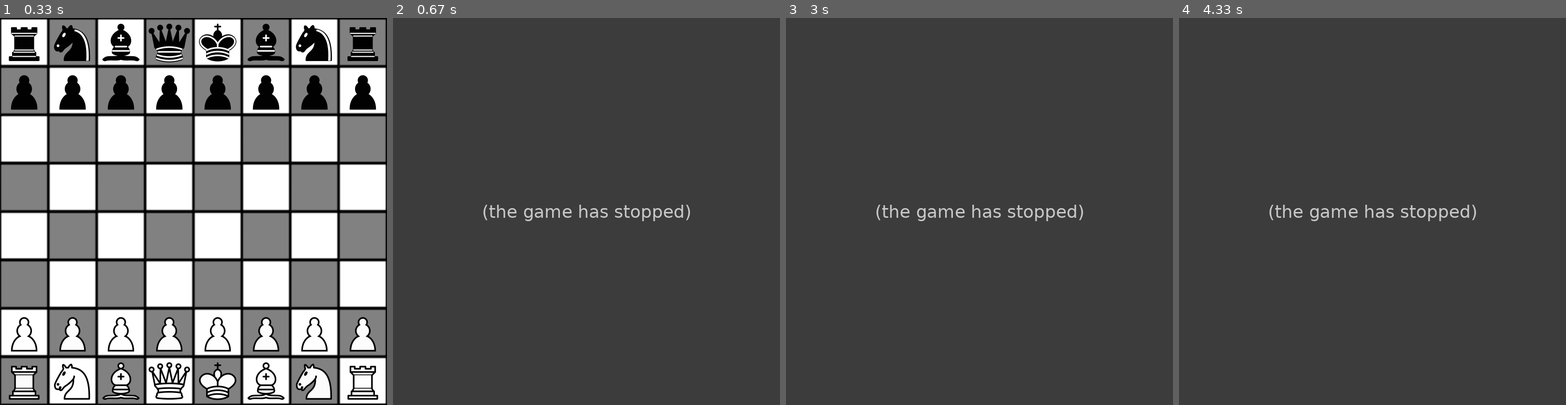
Above: before the commit, frames 1-4 (left to right).
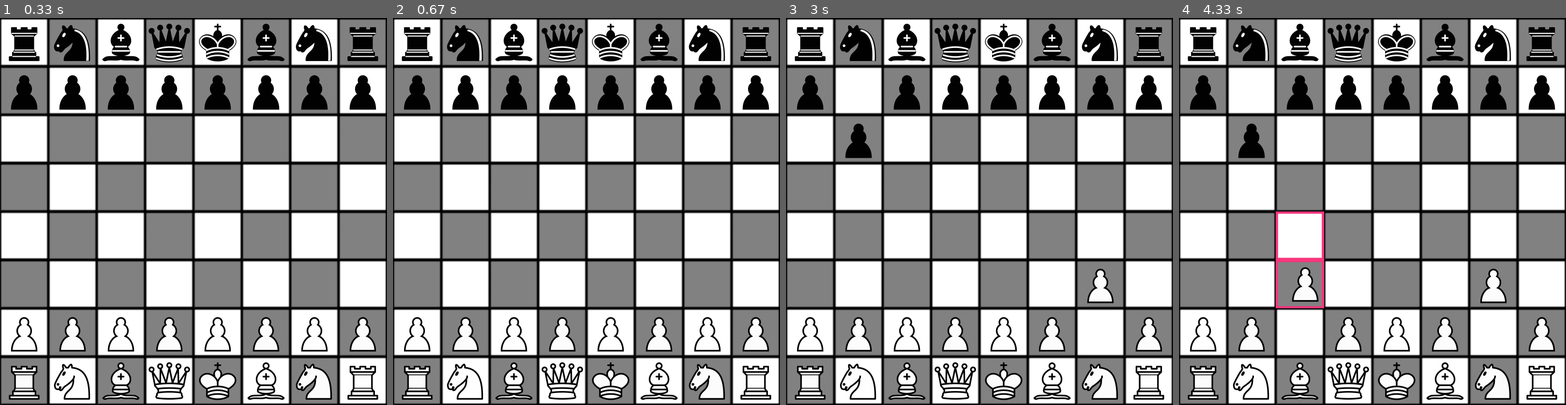
Above: after the commit, the same moments.

Repository: LupyXev/pygame_chess_api
Game: pygame game, started from examples/one_player_and_AI_test.py
Two runs of this game, one before a commit and one after it. Both use one fixed random seed, a clock stepped at 60 frames per second and the inputs below.
Inputs (mouse positions are in pixels of both pictures, inside the frame that each line leads up to):
- Up to frame 1 (0.33 s): no input
- Up to frame 2 (0.67 s): click (586, 211) at 0.38 s
- Up to frame 3 (3 s): click (960, 312) at 1.72 s; click (1126, 358) at 2.08 s; click (1114, 312) at 2.38 s; press the mouse at (1114, 312) at 2.7 s; move the mouse to (1114, 300) at 2.8 s; release the mouse at (1114, 288) at 2.93 s
- Up to frame 4 (4.33 s): click (1314, 323) at 3.88 s; press the mouse at (1314, 323) at 4.2 s; move the mouse to (1306, 281) at 4.3 s

Frame 1 is identical in both runs. In frame 2, 96% of the frame differs, in the area x 0-100%, y 0-100%; in frame 3, 96%; in frame 4, 96%.
Error before the commit: AttributeError: 'NoneType' object has no attribute 'color' (render.py line 187); the game stopped at 0.38 s (later frames are placeholders)

Commit message:
Bug fixed

Diff:
--- a/docs/conf.py
+++ b/docs/conf.py
@@ -15,7 +15,7 @@
 copyright = '2022, LupyXev'
 author = 'LupyXev'
 
-release = '0.2.3'
+release = '0.2.4'
 
 # -- General configuration ---------------------------------------------------
 # https://www.sphinx-doc.org/en/master/usage/configuration.html#general-configuration
--- a/pyproject.toml
+++ b/pyproject.toml
@@ -4,7 +4,7 @@
 
 [project]
 name = "pygame_chess_api"
-version = "0.2.3"
+version = "0.2.4"
 authors = [
   { name="LupyXev", email="lupyxev@protonmail.com" },
 ]
--- a/src/pygame_chess_api/render.py
+++ b/src/pygame_chess_api/render.py
@@ -184,7 +184,7 @@
 
         mouse_pos = self.get_mouse_pos()
         piece_to_hold = self.board.get_piece_by_pos(mouse_pos)
-        if piece_to_hold.color != self.board.cur_color_turn or piece_to_hold.color not in self.colors_managed:
+        if not piece_to_hold or piece_to_hold.color != self.board.cur_color_turn or piece_to_hold.color not in self.colors_managed:
             return
 
         self.mouse_piece_holding = piece_to_hold
Not shown, changed: docs/index.rst
